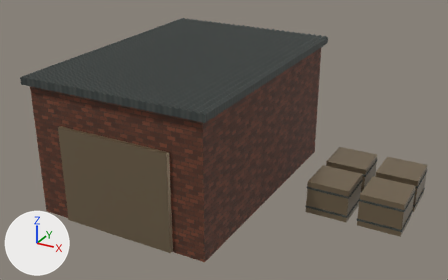
One commit to the glTF model public/art/models/haulage.glb: the scene before it, then after it.
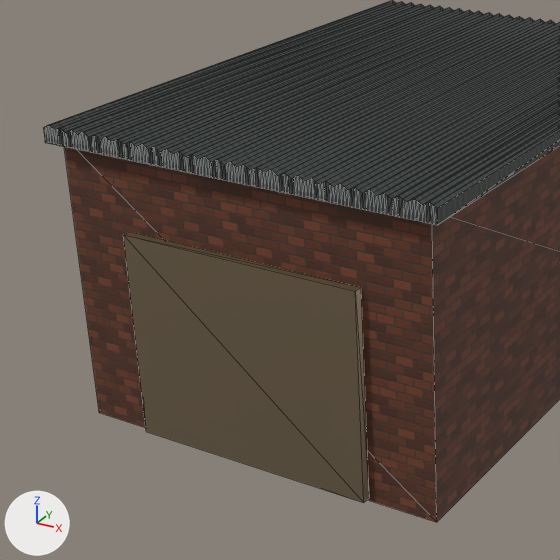
Each version is shown whole from a camera (50 mm lens) standing at (9.39, -18.34, 12.01) and looking at (-1.19, 0.91, 2.38), then close up on the part from 0% to 59% of the width and 6% to 100% of the height. The lights are fixed; the arrows at lower left show +X, +Y and +Z. The last two pictures show the newer version. The close-ups show mesh edges as thin lines.

In view in the first close-up: 'cargo corrugated roof', 'cargo shed', 'loading gate'.
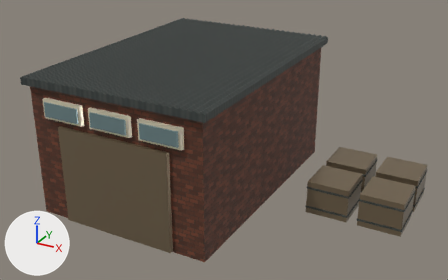
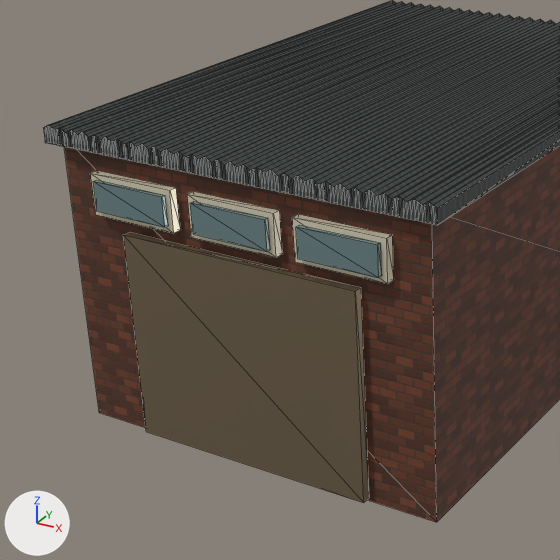
Where the change shows, as pixel boxes [x1, y1, x2, y2] in the close-ups (560 x 560 px):
'cargo clerestory glazing', added
    after: [93, 180, 381, 278]
'cargo clerestory frame', added (pale yellow)
    after: [91, 170, 393, 284]

Patch to the scene script:
```diff
--- a/public/art/models/haulage.glb.py
+++ b/public/art/models/haulage.glb.py
@@ mat_industrial_glazing @@
+mat_industrial_glazing = principled_material('industrial glazing')
+mat_industrial_glazing.base_color = (0.18, 0.27, 0.28)  # greyish cyan #768e90
+mat_industrial_glazing.metallic = 0.25
+mat_industrial_glazing.roughness = 0.28
@@ mat_cream_enamel @@
+mat_cream_enamel = principled_material('cream enamel')
+mat_cream_enamel.base_color = (0.76, 0.69, 0.52)  # pale yellow #e2d8bf
+mat_cream_enamel.metallic = 0.2
+mat_cream_enamel.roughness = 0.28
@@ me_cube_003 @@
+me_cube_003.from_pydata(...)  # a box spanning x -0.72..0.72, y -0.04..0.04, z -0.26..0.26; a box spanning x 1.29..2.72, y -0.04..0.04, z -0.26..0.26; a box spanning x 3.28..4.72, y -0.04..0.04, z -0.26..0.26
+me_cube_003.materials.append(mat_industrial_glazing)  # greyish cyan #768e90
@@ me_cube_002 @@
+me_cube_002.from_pydata(...)  # a box spanning x -0.82..0.82, y -0.08..0.08, z -0.36..0.36; a box spanning x 1.17..2.82, y -0.08..0.08, z -0.36..0.36; a box spanning x 3.18..4.82, y -0.08..0.08, z -0.36..0.36
+me_cube_002.materials.append(mat_cream_enamel)  # pale yellow #e2d8bf
@@ ob_cargo_clerestory_glazing @@
+ob_cargo_clerestory_glazing = bpy.data.objects.new('cargo clerestory glazing', me_cube_003)
+ob_cargo_clerestory_glazing.location = (-5.0, -3.68, 4.35)
@@ ob_cargo_clerestory_frame @@
+ob_cargo_clerestory_frame = bpy.data.objects.new('cargo clerestory frame', me_cube_002)
+ob_cargo_clerestory_frame.location = (-5.0, -3.57, 4.35)
```
